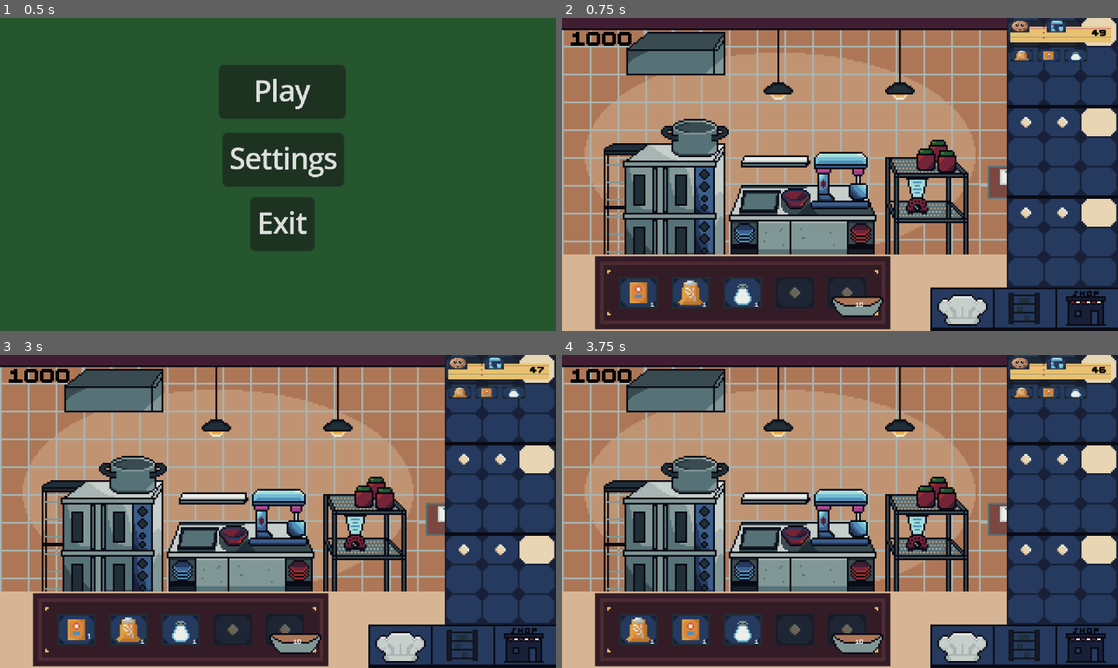
Above: before the commit, frames 1-4 (two rows, left to right).
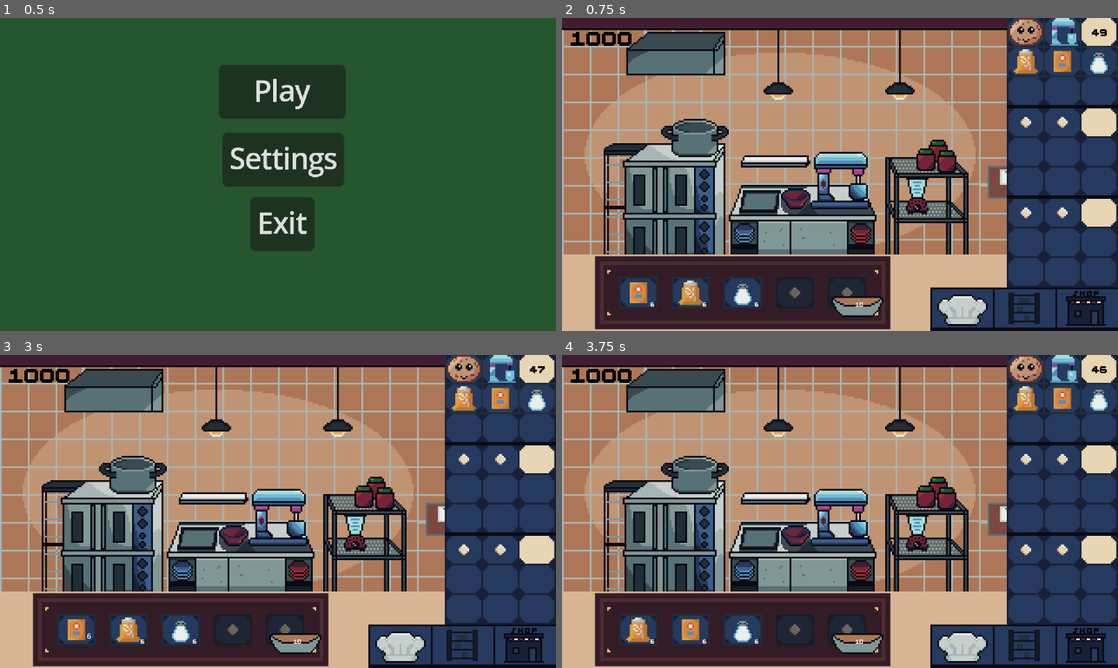
Above: after the commit, the same moments.

Repository: amusci/sweet-treat
Game: Godot game, scene res://Scenes/Areas/UIScenes/title_screen.tscn
Same seed, same stepped clock (60 frames per second), same inputs: the game is played once before the commit and once after it.
Inputs (mouse positions are in pixels of both pictures, inside the frame that each line leads up to):
- Up to frame 1 (0.5 s): no input
- Up to frame 2 (0.75 s): click "Play" at 0.5 s
- Up to frame 3 (3 s): tap Enter at 1.25 s; drag from (116, 539) to (283, 517) at 1.27 s; tap Space at 2 s; drag from (283, 517) to (116, 539) at 2.02 s; move the mouse to (77, 630) at 2.77 s; click (77, 630) at 2.92 s
- Up to frame 4 (3.75 s): tap Enter at 3.5 s; drag from (689, 630) to (845, 517) at 3.52 s

Frame 1 is identical in both runs. In frame 2, 2.0% of the frame differs, in the area x 15-99%, y 0-93%; in frame 3, 2.0%; in frame 4, 2.0%.

Commit message:
order container sprites align

Diff:
--- a/Resources/RecipeResources/InbetweenRecipeResources/cookie_dough.tres
+++ b/Resources/RecipeResources/InbetweenRecipeResources/cookie_dough.tres
@@ -8,7 +8,7 @@
 [ext_resource type="Texture2D" uid="uid://cr1isyvhpjy3s" path="res://Assets/TempAssets/Cookie_Dough.png" id="3_gqoca"]
 [ext_resource type="Resource" uid="uid://bmgduypa23b6h" path="res://Resources/IngredientResources/wetIngredientResources/vanilla_extract.tres" id="6_usqu2"]
 [ext_resource type="Resource" uid="uid://dck7jlw3lmsvy" path="res://Resources/IngredientResources/dryIngredientResources/sugar.tres" id="6_uy27w"]
-[ext_resource type="Texture2D" uid="uid://dfa5lhl7on2ki" path="res://Assets/TempAssets/Stove_Sketch.png" id="9_0847v"]
+[ext_resource type="Texture2D" uid="uid://cpptwetba8cfq" path="res://Assets/lukas82325/Sprites/Mixer.png" id="9_0847v"]
 
 [sub_resource type="Resource" id="Resource_hct02"]
 script = ExtResource("1_xjijx")
--- a/Scenes/Areas/bakery_playground.tscn
+++ b/Scenes/Areas/bakery_playground.tscn
@@ -14,10 +14,10 @@
 script = ExtResource("1_1jsug")
 
 [node name="OrderContainer" parent="." instance=ExtResource("5_0sb6y")]
-offset_left = 258.0
-offset_top = 1.0
-offset_right = 258.0
-offset_bottom = 1.0
+offset_left = 256.0
+offset_top = -1.0
+offset_right = 256.0
+offset_bottom = -1.0
 
 [node name="BackgroundImage" type="TextureRect" parent="."]
 z_index = -4
--- a/Scenes/Areas/shop_playground.tscn
+++ b/Scenes/Areas/shop_playground.tscn
@@ -15,10 +15,10 @@
 script = ExtResource("1_7h0is")
 
 [node name="OrderContainer" parent="." instance=ExtResource("4_7h0is")]
-offset_left = 258.0
-offset_top = 1.0
-offset_right = 320.0
-offset_bottom = 137.0
+offset_left = 256.0
+offset_top = -1.0
+offset_right = 318.0
+offset_bottom = 135.0
 
 [node name="TextureRect2" type="TextureRect" parent="OrderContainer"]
 visible = false
--- a/Scenes/Areas/storage_playground.tscn
+++ b/Scenes/Areas/storage_playground.tscn
@@ -19,10 +19,10 @@
 stretch_mode = 2
 
 [node name="OrderContainer" parent="." instance=ExtResource("5_fsijw")]
-offset_left = 258.0
-offset_top = 1.0
-offset_right = 258.0
-offset_bottom = 1.0
+offset_left = 256.0
+offset_top = -1.0
+offset_right = 256.0
+offset_bottom = -1.0
 
 [node name="SceneButtons" parent="." instance=ExtResource("1_5ysot")]
 z_index = 5
--- a/Scenes/NonUpgradables/tablehotbar/hotbar.tscn
+++ b/Scenes/NonUpgradables/tablehotbar/hotbar.tscn
@@ -41,17 +41,17 @@
 [node name="Slot" parent="TextureRect/Hotbar" instance=ExtResource("2_wps2s")]
 layout_mode = 2
 item = ExtResource("4_kykox")
-amount = 1
+amount = 6
 
 [node name="Slot2" parent="TextureRect/Hotbar" instance=ExtResource("2_wps2s")]
 layout_mode = 2
 item = ExtResource("5_kmv8b")
-amount = 1
+amount = 6
 
 [node name="Slot3" parent="TextureRect/Hotbar" instance=ExtResource("2_wps2s")]
 layout_mode = 2
 item = ExtResource("6_372kr")
-amount = 1
+amount = 6
 
 [node name="Slot4" parent="TextureRect/Hotbar" instance=ExtResource("2_wps2s")]
 layout_mode = 2
--- a/Scenes/Orders/Order.tscn
+++ b/Scenes/Orders/Order.tscn
@@ -1,76 +1,65 @@
 [gd_scene load_steps=5 format=3 uid="uid://c0xh2jlxgkwvv"]
 
-[ext_resource type="Texture2D" uid="uid://bs7s1710qmt6u" path="res://Assets/TempAssets/Sea-Salt.png" id="1_0h1ut"]
 [ext_resource type="Script" uid="uid://clbrewwkc1qkf" path="res://Scenes/Orders/order.gd" id="1_0qwn2"]
+[ext_resource type="Texture2D" uid="uid://ct6g8fdj4qq3w" path="res://Assets/lukas82325/Sprites/Baking Soda.png" id="2_yfdok"]
 [ext_resource type="FontFile" uid="uid://b5xhjokk0mb84" path="res://Assets/Fonts/BoldPixels1.4.ttf" id="3_767pm"]
-[ext_resource type="Texture2D" uid="uid://b1d5mv0ylx62x" path="res://Assets/TempAssets/ordercontainertest.png" id="4_yfdok"]
+[ext_resource type="Texture2D" uid="uid://4vuo54uhv8x2" path="res://Assets/lukas82325/Sprites/Oven.png" id="3_n34bf"]
 
 [node name="Control" type="Control"]
 custom_minimum_size = Vector2(50, 40)
 layout_mode = 3
-anchors_preset = 15
-anchor_right = 1.0
-anchor_bottom = 1.0
-grow_horizontal = 2
-grow_vertical = 2
+anchors_preset = 0
+offset_top = -1.0
+offset_right = 50.0
+offset_bottom = 39.0
 script = ExtResource("1_0qwn2")
 
 [node name="OutputPanel" type="Panel" parent="."]
 layout_mode = 0
-offset_right = 40.0
-offset_bottom = 40.0
-scale = Vector2(0.5, 0.4)
+offset_right = 22.0
+offset_bottom = 18.0
 
 [node name="TextureRect" type="TextureRect" parent="OutputPanel"]
 z_index = 1
 layout_mode = 0
-offset_right = 40.0
-offset_bottom = 40.0
-texture = ExtResource("1_0h1ut")
-stretch_mode = 2
+offset_right = 22.0
+offset_bottom = 18.0
+texture = ExtResource("2_yfdok")
+stretch_mode = 1
 
 [node name="StationPanel" type="Panel" parent="."]
 layout_mode = 0
 offset_left = 21.0
-offset_right = 61.0
-offset_bottom = 40.0
-scale = Vector2(0.5, 0.4)
+offset_right = 43.0
+offset_bottom = 18.0
 
 [node name="TextureRect" type="TextureRect" parent="StationPanel"]
 z_index = 1
 layout_mode = 0
-offset_right = 40.0
-offset_bottom = 40.0
-texture = ExtResource("1_0h1ut")
-stretch_mode = 2
+offset_right = 22.0
+offset_bottom = 18.0
+texture = ExtResource("3_n34bf")
+stretch_mode = 1
 
 [node name="GridContainer" type="GridContainer" parent="."]
 layout_mode = 0
 offset_top = 17.0
-offset_right = 104.0
-offset_bottom = 310.0
-scale = Vector2(0.597479, 0.396347)
+offset_right = 66.0
+offset_bottom = 53.0
+theme_override_constants/h_separation = -1
+theme_override_constants/v_separation = -1
 columns = 3
 
 [node name="Label" type="Label" parent="."]
 z_index = 3
 layout_mode = 0
-offset_left = 41.0
+offset_left = 42.0
 offset_top = 2.0
-offset_right = 69.0
+offset_right = 65.0
 offset_bottom = 17.0
-scale = Vector2(0.75, 0.75)
 theme_override_colors/font_color = Color(0, 0, 0, 1)
 theme_override_fonts/font = ExtResource("3_767pm")
-theme_override_font_sizes/font_size = 10
+theme_override_font_sizes/font_size = 8
 text = "120"
 horizontal_alignment = 1
 vertical_alignment = 1
-
-[node name="TextureRect" type="TextureRect" parent="."]
-layout_mode = 0
-offset_top = 4.0
-offset_right = 58.0
-offset_bottom = 13.0
-texture = ExtResource("4_yfdok")
-expand_mode = 1
--- a/Scenes/Orders/OrderContainer.tscn
+++ b/Scenes/Orders/OrderContainer.tscn
@@ -25,5 +25,6 @@
 layout_mode = 0
 offset_right = 62.0
 offset_bottom = 135.0
+theme_override_constants/separation = 12
 script = ExtResource("2_tuw3p")
 order_scene = ExtResource("3_tuw3p")
--- a/Scripts/Singleton/OrderManager.gd
+++ b/Scripts/Singleton/OrderManager.gd
@@ -70,7 +70,7 @@
 
 	# Reset timer AND pick next random interval for next spawn
 	spawn_timer = 0.0
-	spawn_interval = 15.0 + randf() * 10.0
+	spawn_interval = 1.0 + randf() * 10.0
 	print("Next order in: ", spawn_interval, " seconds")
 
 func remove_order_by_data(order_data):
--- a/default_bus_layout.tres
+++ b/default_bus_layout.tres
@@ -1,7 +1,7 @@
 [gd_resource type="AudioBusLayout" format=3 uid="uid://7wjt2tvs22ed"]
 
 [resource]
-bus/0/volume_db = -23.3524
+bus/0/volume_db = -80.0
 bus/1/name = &"Music"
 bus/1/solo = false
 bus/1/mute = false
